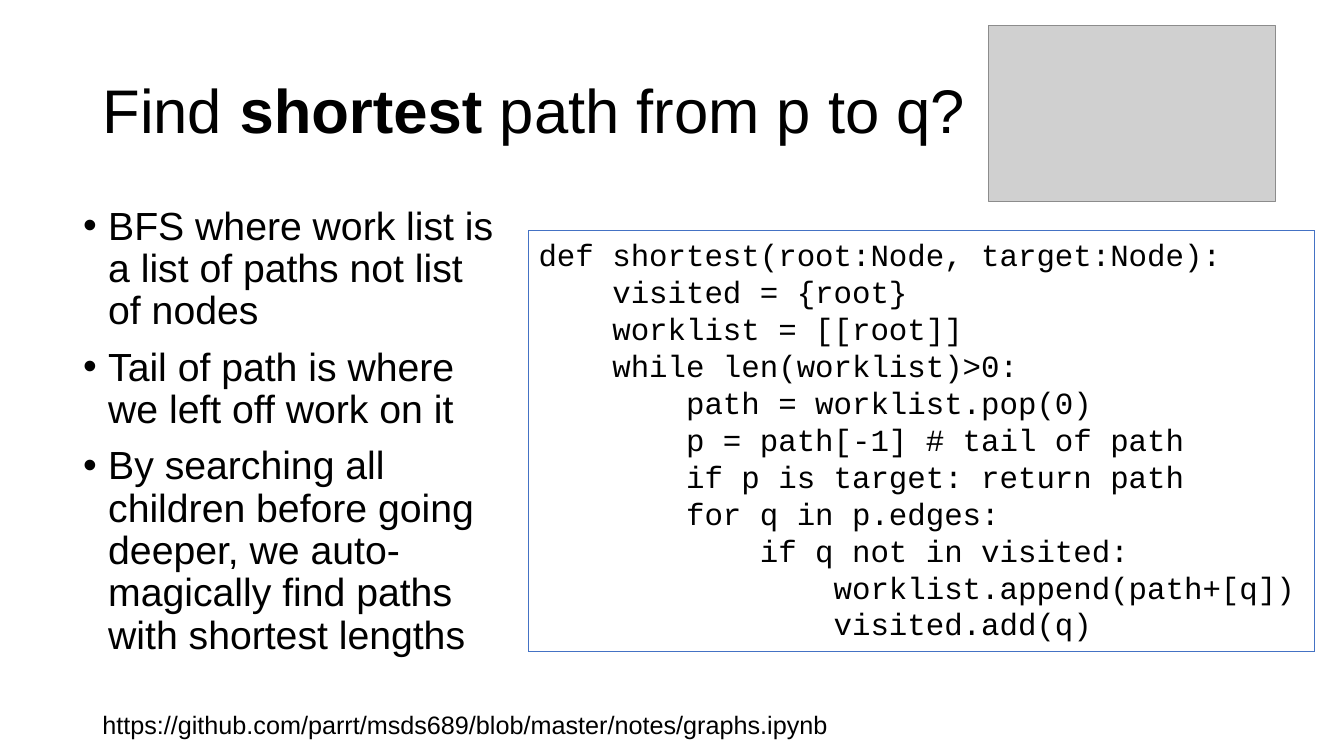
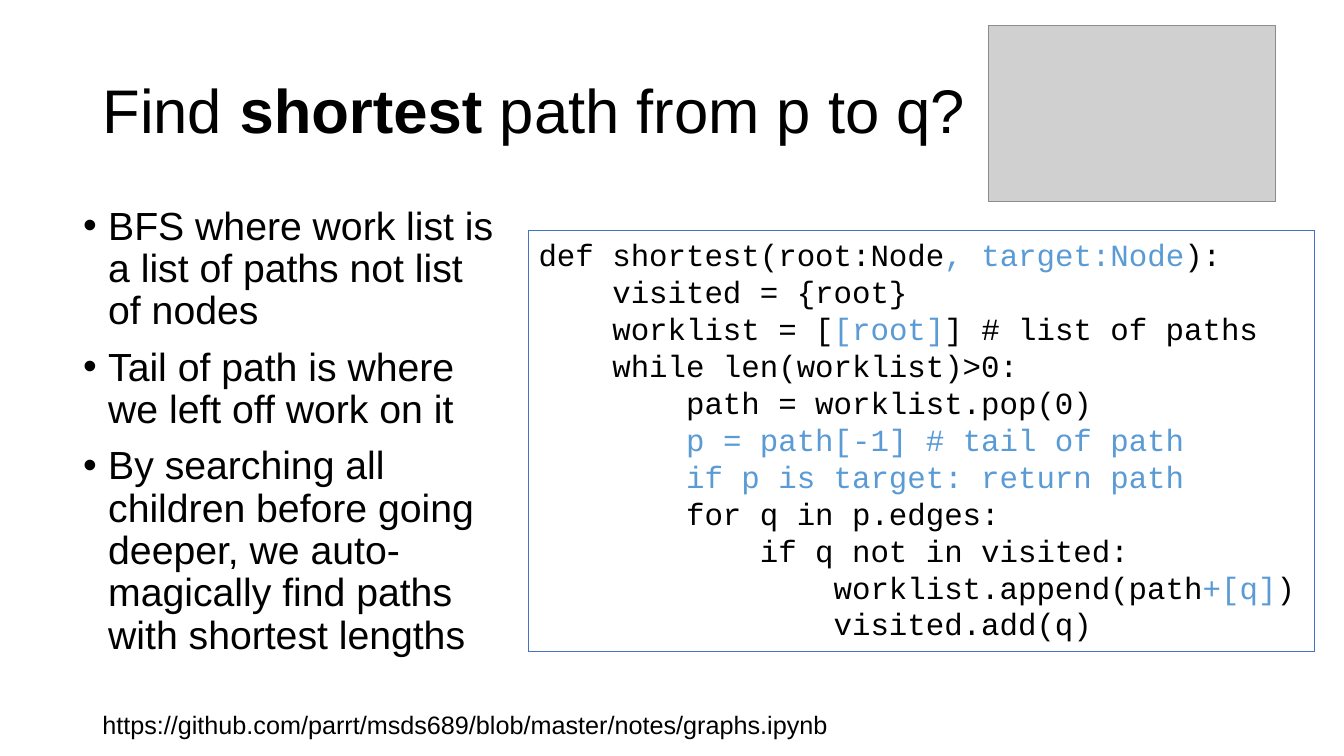
Before and after one commit to parrt/msds689, a slide deck: slide 18 of notes/graphs.pptx. Drawn at 1344x756 pixels with LibreOffice and Linux fonts; fonts in the diff are those of the drawing; grey boxes stand for pictures; background and template pictures are left out. Boxes give left, top, right and bottom in pixels: in the first picture for what was removed or moved away, otherwise in the second. Text is boxed around its words. In the diff, an @@ line names an element or a change of style, - is before the commit and + after.

```diff
--- a/notes/graphs.pptx
+++ b/notes/graphs.pptx
@@ text in rectangle at (539,244,1295,606): text colour #000000 to #5B9BD5 in "shortest(root:Node, target:Node):", "p = path[-1] # tail of path", "if p is target: return path", "worklist.append(path+[q])" @@
@@ text in rectangle at (612,318,1258,347): text changed @@
-worklist = [[root]]
+worklist = [[root]] # list of paths
```
Also in this commit, not shown: 10 other slides changed, 2 other files.
